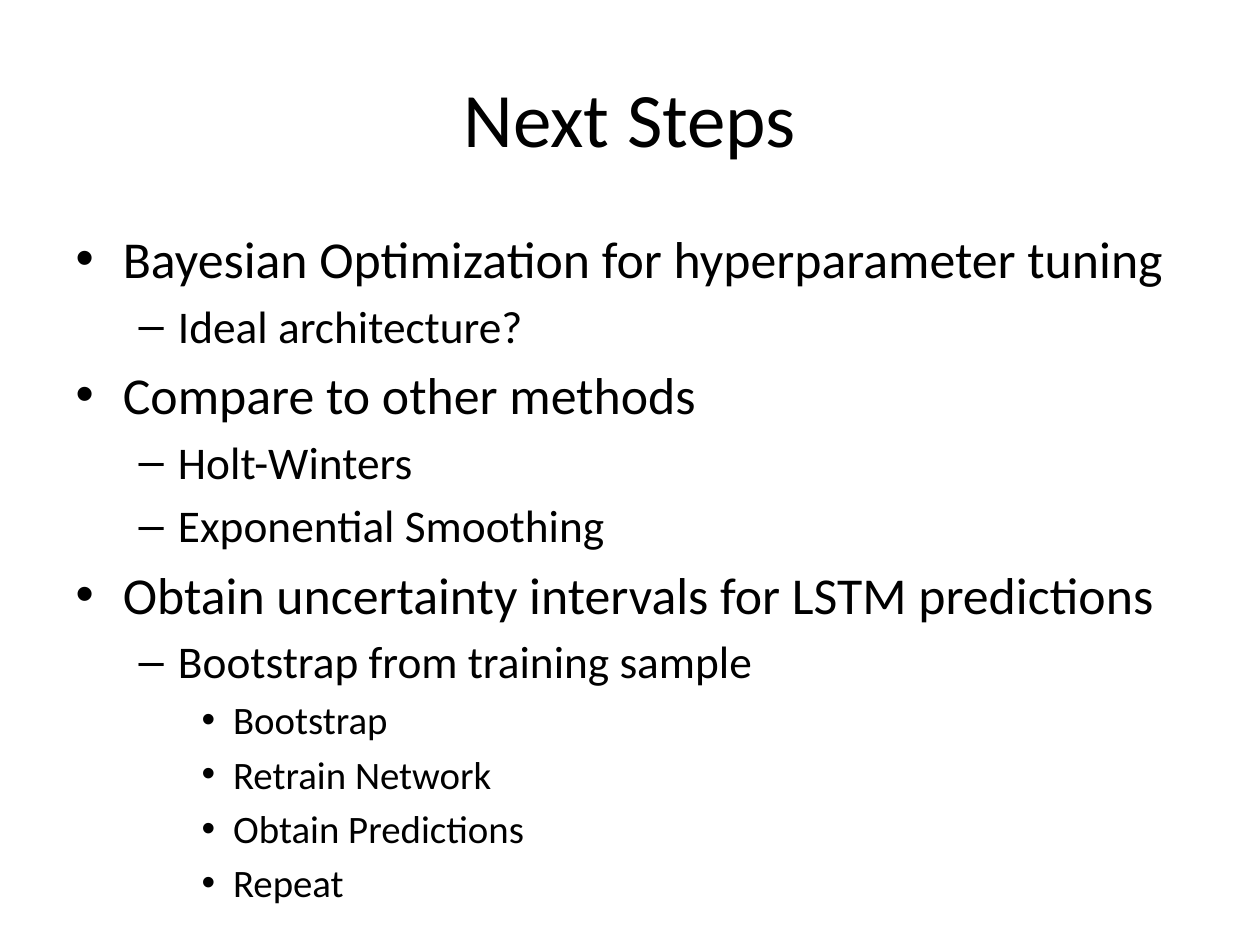
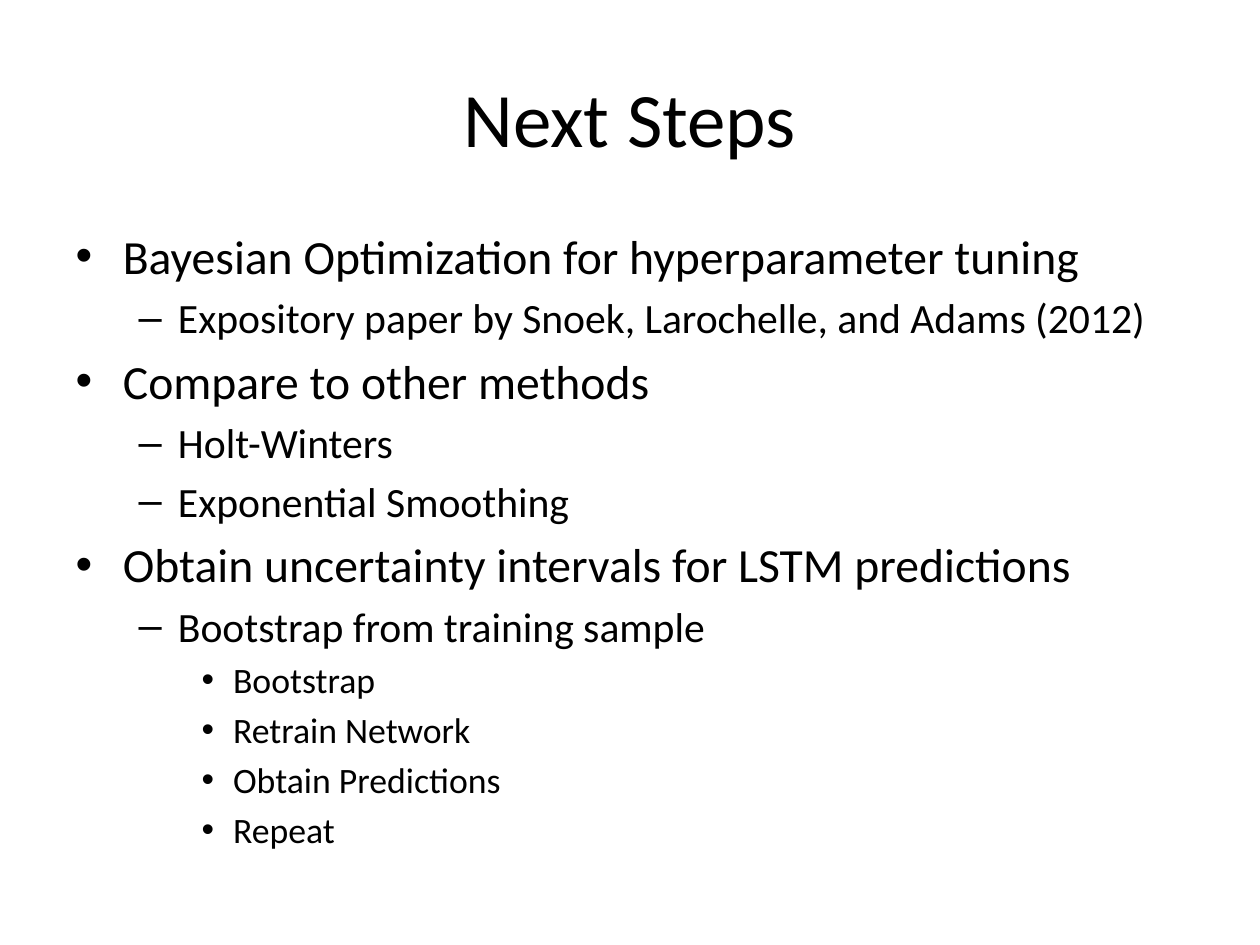
Before and after one commit to lliucci/LSTM-Explorative-Project, a slide deck: slide 11 of Deliverables/Presentation/Writing_Project_Presentation.pptx (slide 9 before the commit). Drawn at 1260x945 pixels with LibreOffice and Linux fonts; fonts in the diff are those of the drawing; background and template pictures are left out. Boxes give left, top, right and bottom in pixels: in the first picture for what was removed or moved away, otherwise in the second. Text is boxed around its words. In the diff, an @@ line names an element or a change of style, - is before the commit and + after.

```diff
--- a/Deliverables/Presentation/Writing_Project_Presentation.pptx
+++ b/Deliverables/Presentation/Writing_Project_Presentation.pptx
@@ text at <box>123,241,1078,849</box>: size 29.6 to 27.2 pt in "Bayesian Optimization for hyperparameter tuning", "Compare to other methods", "Obtain uncertainty intervals for LSTM predictions"; size 25.9 to 23.8 pt in "Holt-Winters", "Exponential Smoothing", "Bootstrap from training sample"; size 22.2 to 20.4 pt in "Bootstrap", "Retrain Network", "Obtain Predictions", "Repeat" @@
@@ text at <box>178,302,1145,340</box>: text changed; size 25.9 to 23.8 pt @@
-  – Ideal architecture?
+  – Expository paper by Snoek, Larochelle, and Adams (2012)
```
Also in this commit, not shown: 2 other slides changed, 3 slides added, 33 other files.
